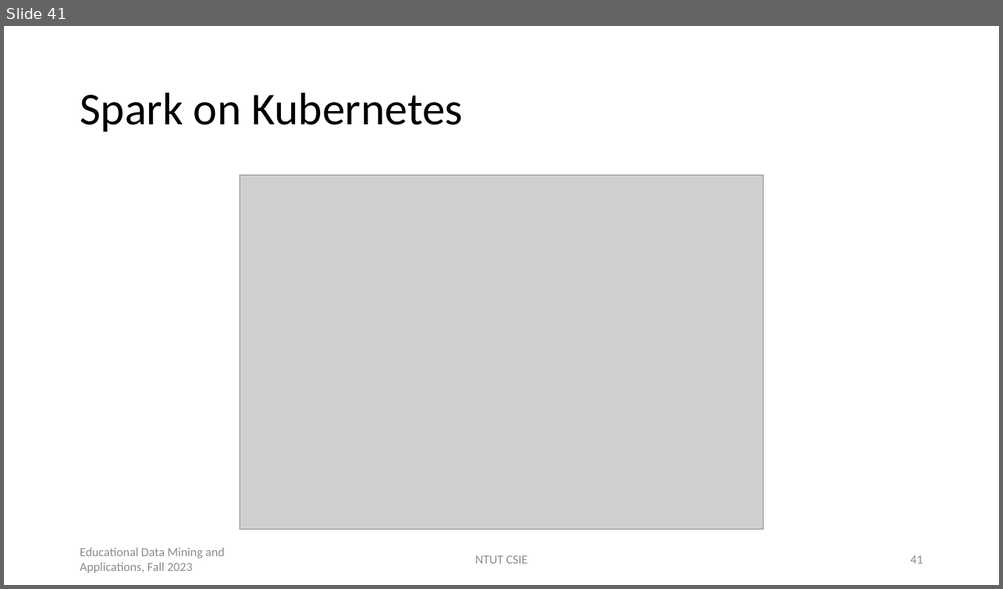
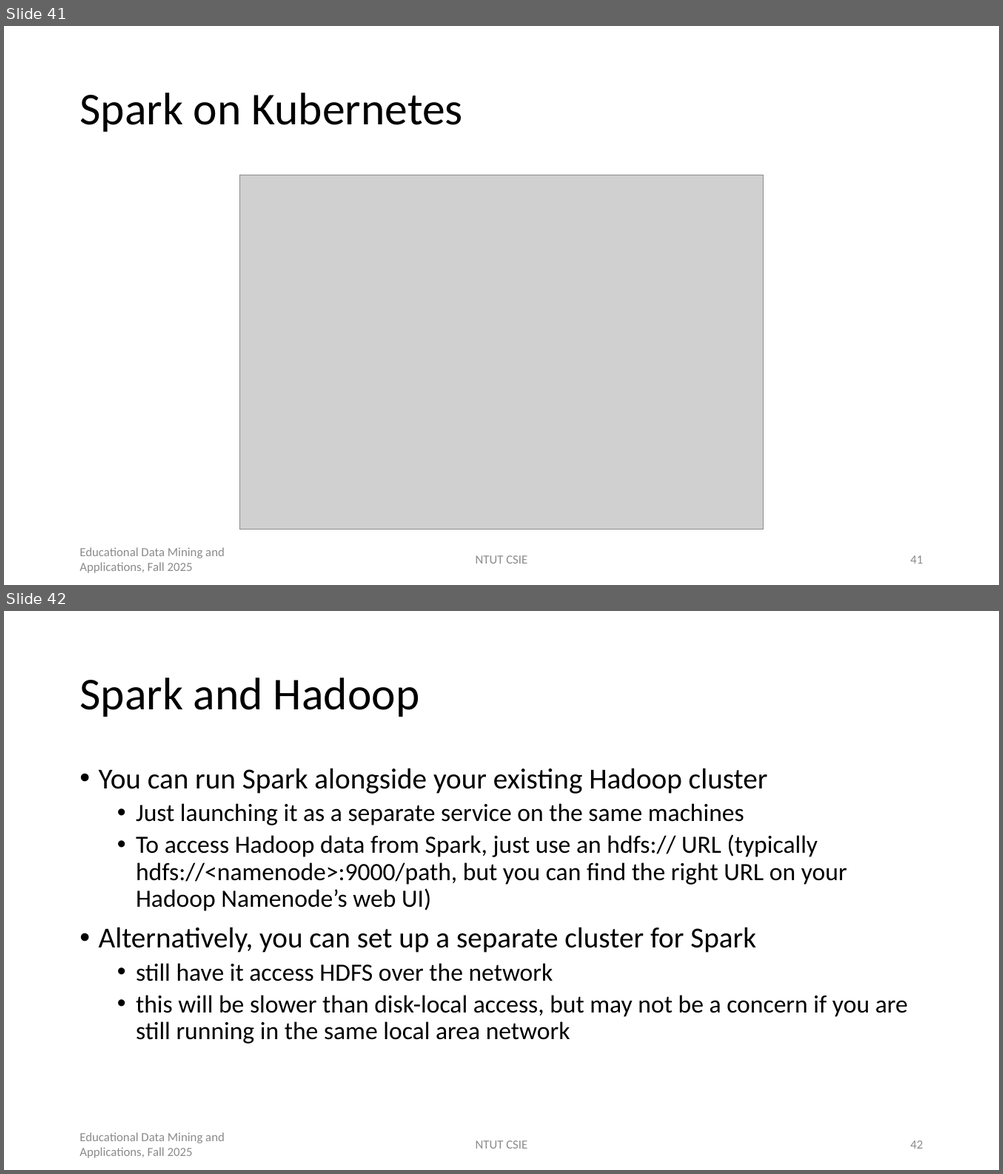
Before and after one commit to chriswjh/chriswjh.github.io, a slide deck: EDM/distributed_platforms.pptx. Shown one above the other, each under a label of ours: slide 41 before the commit, slides 41 and 42 after it. The pictures are 1003x589 and 1003x1174 pixels, drawn with LibreOffice and Linux fonts; fonts in the diff are those of the drawing; grey boxes stand for pictures. Boxes give left, top, right and bottom in pixels: in the first picture for what was removed or moved away, otherwise in the second. Text is boxed around its words. In the diff, an @@ line names an element or a change of style, - is before the commit and + after.

```diff
--- a/EDM/distributed_platforms.pptx
+++ b/EDM/distributed_platforms.pptx
@@ slide 42 added at box(4, 611, 999, 1170), background #FFFFFF @@
@@ title added at box(79, 678, 419, 717), 44 pt, text #000000 @@
+Spark and Hadoop
@@ text added at box(99, 768, 908, 1044), 24 pt, text #000000 @@
+• You can run Spark alongside your existing Hadoop cluster
+  • Just launching it as a separate service on the same machines
+  • To access Hadoop data from Spark, just use an hdfs:// URL (typically hdfs://<namenode>:9000/path, but you can find the right URL on your Hadoop Namenode’s web UI)
+• Alternatively, you can set up a separate cluster for Spark
+  • still have it access HDFS over the network
+  • this will be slower than disk-local access, but may not be a concern if you are still running in the same local area network
@@ text added at box(79, 1133, 225, 1159), 12 pt, text #8C8C8C @@
+Educational Data Mining and Applications, Fall 2025
@@ text added at box(475, 1141, 527, 1149), 12 pt, text #8C8C8C @@
+NTUT CSIE
@@ page number added at box(910, 1141, 922, 1149), 12 pt, text #8C8C8C @@
+42
@@ slide 41 changed as well @@
@@ text at box(79, 548, 225, 574): text changed @@
-Educational Data Mining and Applications, Fall 2023
+Educational Data Mining and Applications, Fall 2025
```
Also in this commit, not shown: 44 other slides changed, 1 other slide added, 1 other file.
